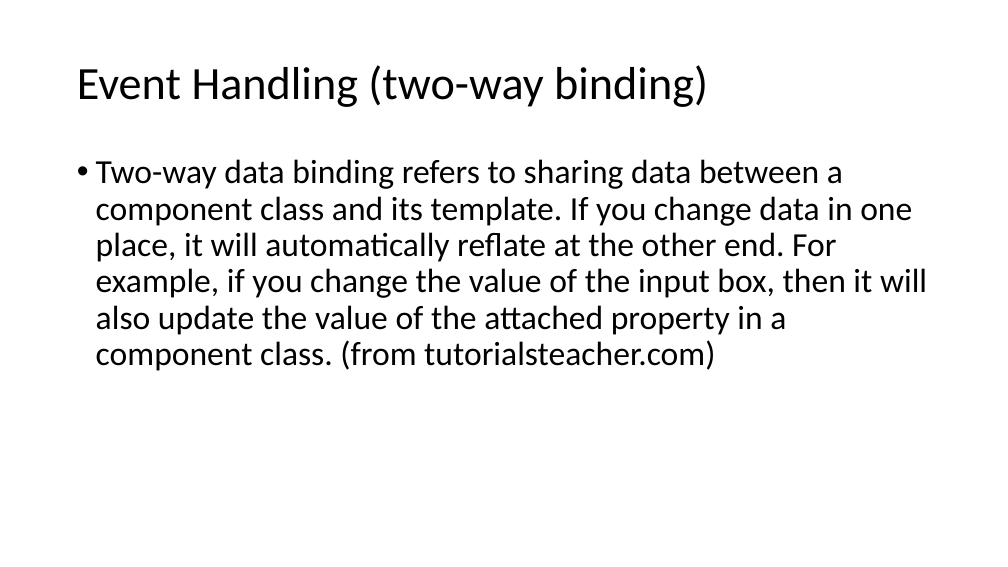
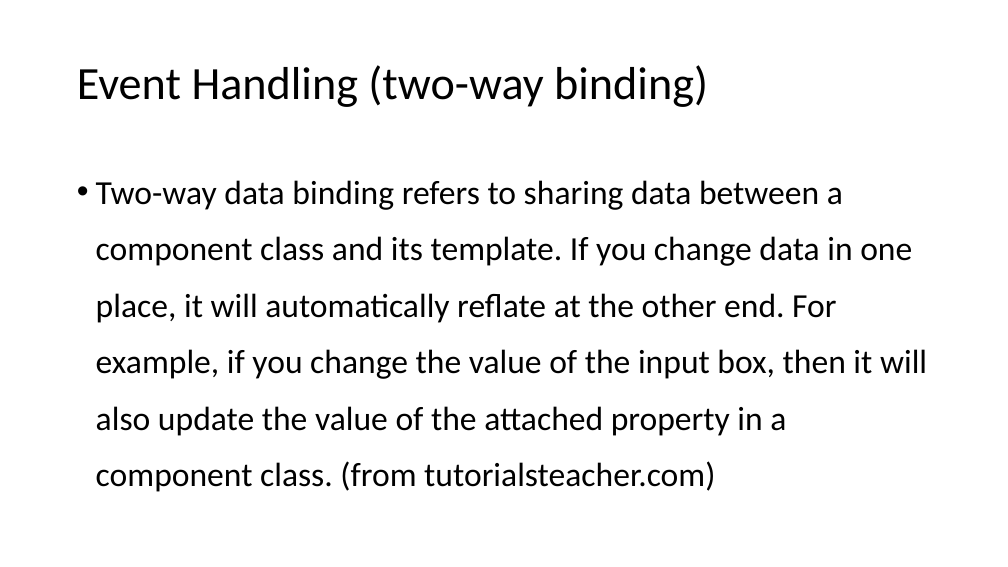
Before and after one commit to michael-ouyang-projects/vue3-practice, a slide deck: slide 21 of VUE3.pptx. Drawn at 1008x567 pixels with LibreOffice and Linux fonts; fonts in the diff are those of the drawing. Boxes give left, top, right and bottom in pixels: in the first picture for what was removed or moved away, otherwise in the second. Text is boxed around its words. In the diff, an @@ line names an element or a change of style, - is before the commit and + after.

```diff
--- a/VUE3.pptx
+++ b/VUE3.pptx
@@ text "Two-way data binding refers to ..." at [96,180,927,492]: line spacing 0.9 to 1.4 @@
```
Also in this commit, not shown: 10 other slides changed, 4 slides added.
